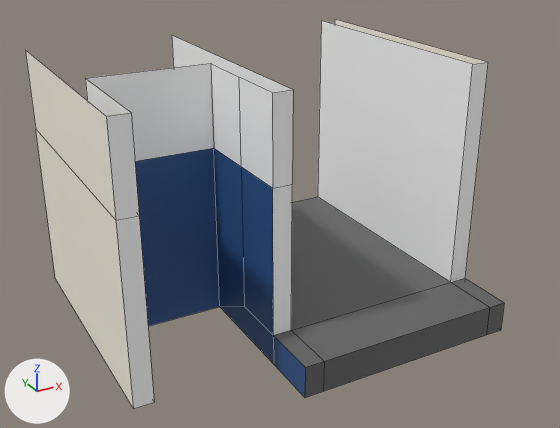
One commit to the FBX model p44/entrance/p-44-entrance-walls.fbx: the scene before it, then after it.
Rendered twice from a 50 mm camera at (-2.4, -8.48, 6.64) aimed at (3.1, 1.5, 1.65). Every picture has the same lights, and +X, +Y and +Z are marked at lower left. The first picture is the older version. Mesh edges are drawn as thin lines.

Names of what the first picture shows: 'entrance-wall'.
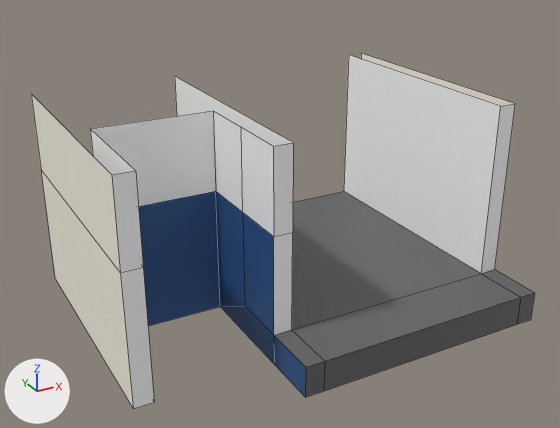
Location of each change, (x1, y1, x2, y2) in pixels of the pictures (560 x 428 px; the box of a moved part takes in the faces that stretch with it):
'entrance-wall', reshaped (9% shorter)
    before: (25, 19, 504, 409)
    after: (31, 53, 535, 409)
part 1 of me_plane_020, moved or reshaped
    before: (25, 50, 220, 409)
    after: (31, 94, 220, 409)
part 2 of me_plane_020, moved or reshaped
    before: (172, 35, 293, 188)
    after: (175, 77, 293, 237)
part 3 of me_plane_020, moved or reshaped
    before: (318, 19, 488, 282)
    after: (344, 53, 515, 273)
part 4 of me_plane_020, moved or reshaped
    before: (291, 197, 504, 391)
    after: (292, 191, 535, 391)

Patch to the scene script:
```diff
--- a/p44/entrance/p-44-entrance-walls.fbx.py
+++ b/p44/entrance/p-44-entrance-walls.fbx.py
@@ me_plane_020 @@
 # used by ob_entrance_wall; location = (0.0, 0.0, 0.0)
-me_plane_020.from_pydata(...)  # 47 vertices, 30 faces; spans x 0.0..5.77, y -0.91..4.2, z 0.0..4.1
+me_plane_020.from_pydata(...)  # 47 vertices, 30 faces; spans x 0.0..6.42, y -0.91..4.2, z 0.0..3.39
+# me_plane_020 part 1: all 8 vertices in x 0.0..0.3, y 0.0..4.2, z 2.8..4.1 are moved by (0.0, 0.0, -0.71)
+# me_plane_020 part 2: all 10 vertices in x 2.16..2.46, y 0.0..4.2, z 2.8..4.1 are moved by (0.01, 0.0, -0.71)
+# me_plane_020 part 3: all 4 vertices in x 5.47..5.77, y 0.0..4.2, z 4.1 are moved by (0.65, 0.0, -0.71)
+# me_plane_020 part 4: all 10 vertices in x 5.47..5.77, y -0.91..4.2, z 0.0..0.5 are moved by (0.65, 0.0, 0.0)
+# other edits to the shape of me_plane_020 do not show in these pictures
 me_plane_020.materials.append(mat_brick)
```
